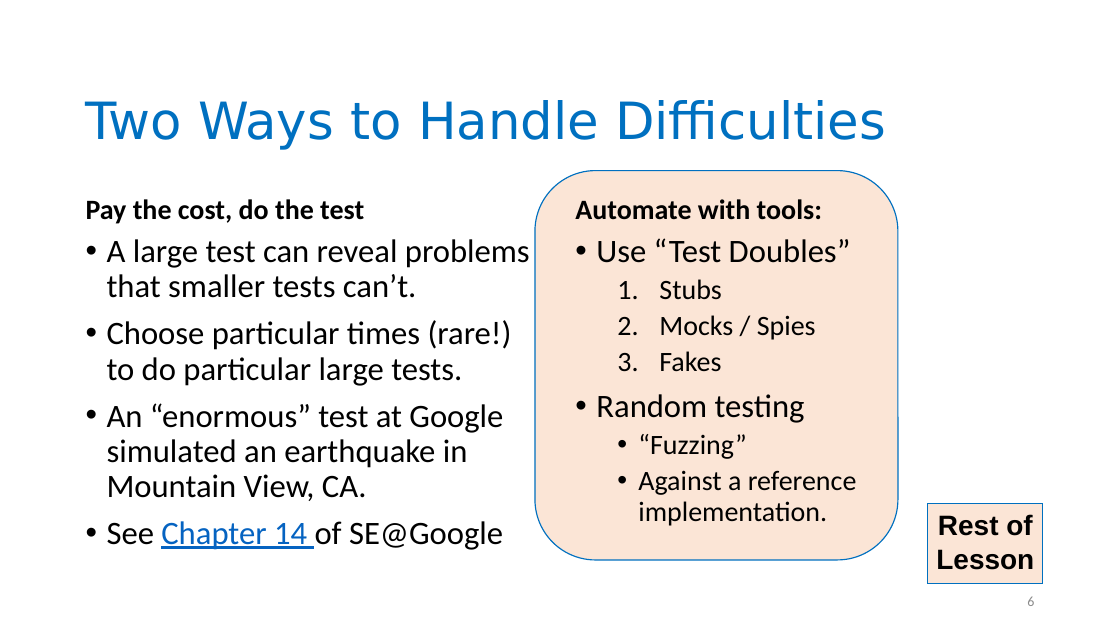
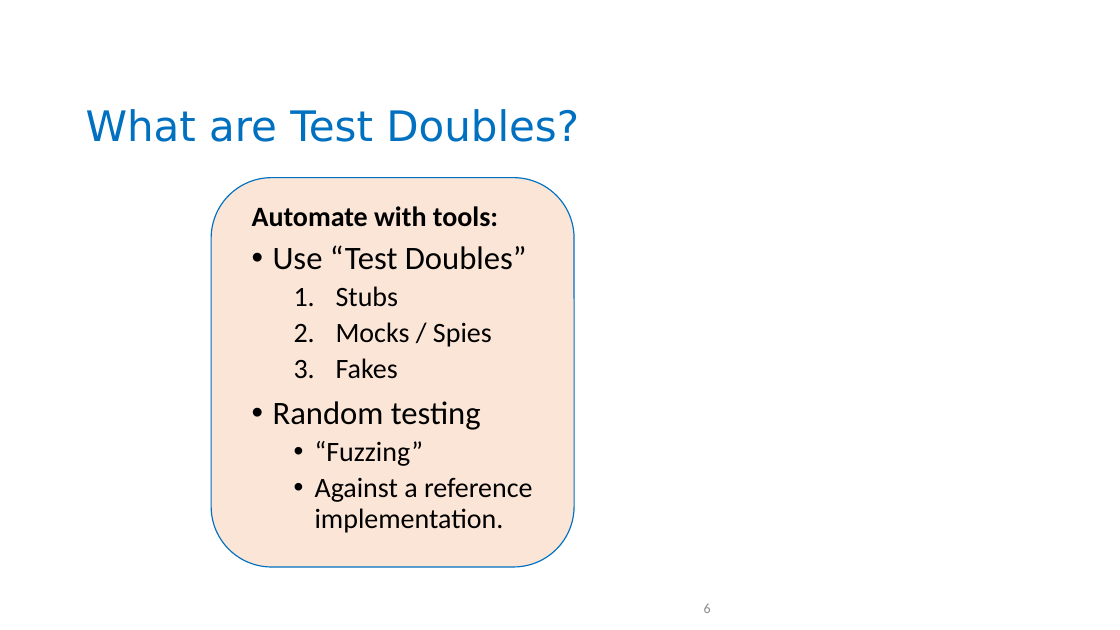
Before and after one commit to neu-se/CS4530-Spring-2022, a slide deck: slide 6 of Slides/Lesson 5.3 Testing Systems.pptx. Drawn at 1120x630 pixels with LibreOffice and Linux fonts; fonts in the diff are those of the drawing. Boxes give left, top, right and bottom in pixels: in the first picture for what was removed or moved away, otherwise in the second. Text is boxed around its words. In the diff, an @@ line names an element or a change of style, - is before the commit and + after.

```diff
--- a/Slides/Lesson 5.3 Testing Systems.pptx
+++ b/Slides/Lesson 5.3 Testing Systems.pptx
@@ title at bbox=[86, 109, 579, 142]: text changed; size 44 to 36 pt @@
-Two Ways to Handle Difficulties
+What are Test Doubles?
@@ 2 texts, 1 page number, 1 rounded rectangle: place and size @@
-2 texts, 1 page number, 1 rounded rectangle at bbox=[535, 171, 1034, 606]
+2 texts, 1 page number, 1 rounded rectangle at bbox=[211, 177, 711, 613]
@@ text removed at bbox=[86, 199, 364, 224] @@
-Pay the cost, do the test
@@ text removed at bbox=[107, 239, 530, 550] @@
-• A large test can reveal problems that smaller tests can’t.
-• Choose particular times (rare!) to do particular large tests.
-• An “enormous” test at Google simulated an earthquake in Mountain View, CA.
-• See Chapter 14 of SE@Google
@@ rectangle removed at bbox=[928, 503, 1044, 584] @@
-Rest of
-Lesson
```
Also in this commit, not shown: 11 other slides changed, 4 slides added, 3 slides removed, 1 other file.
